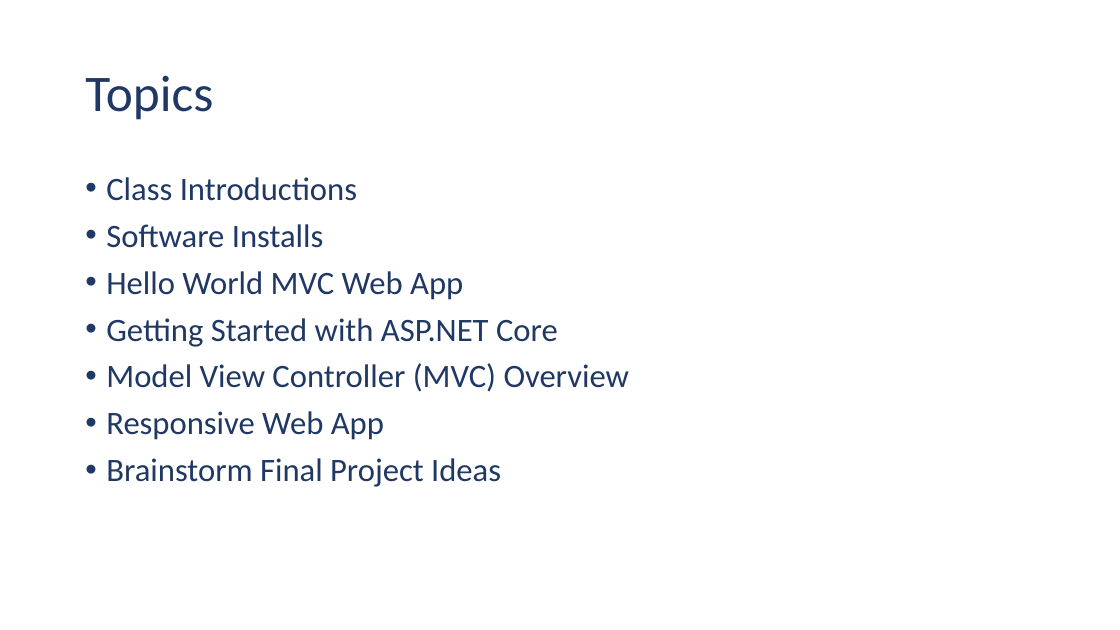
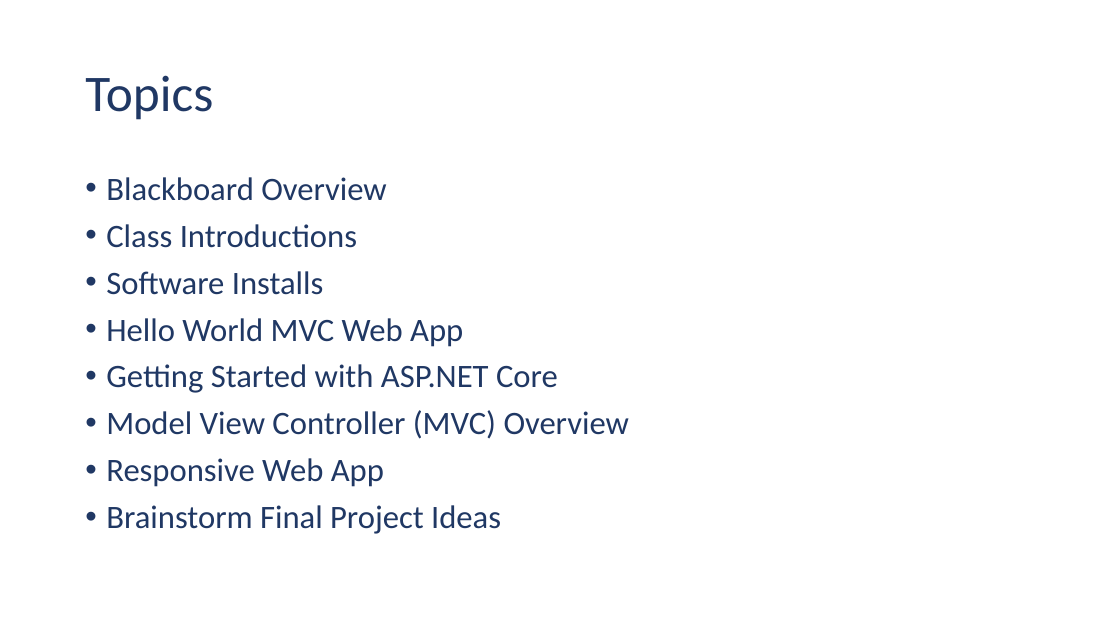
Before and after one commit to ehennis/CIS174, a slide deck: slide 5 of 2022-SPR/Week01.pptx. Drawn at 1120x630 pixels with LibreOffice and Linux fonts; fonts in the diff are those of the drawing. Boxes give left, top, right and bottom in pixels: in the first picture for what was removed or moved away, otherwise in the second. Text is boxed around its words. In the diff, an @@ line names an element or a change of style, - is before the commit and + after.

```diff
--- a/2022-SPR/Week01.pptx
+++ b/2022-SPR/Week01.pptx
@@ text at bbox=[106, 177, 386, 201]: paragraph added @@
+• Blackboard Overview
```
Also in this commit, not shown: 5 other slides changed, 3 slides added.
